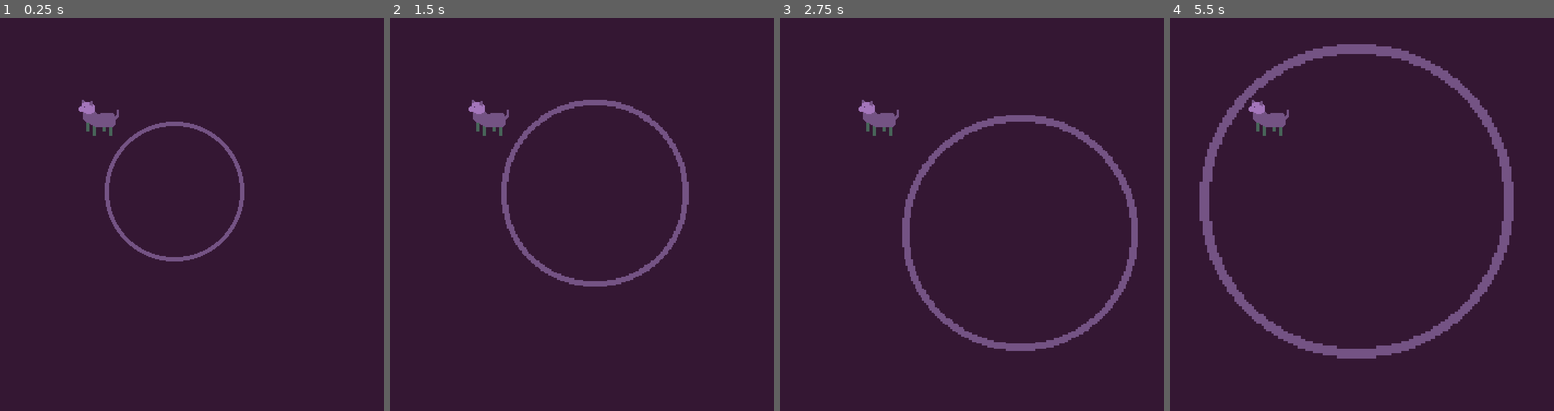
Above: before the commit, frames 1-4 (left to right).
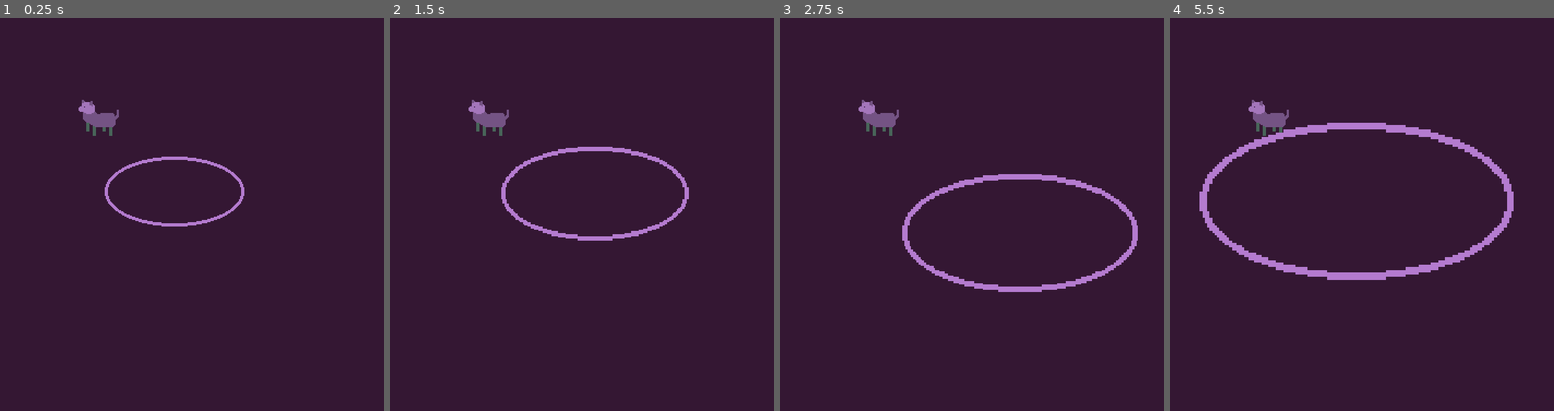
Above: after the commit, the same moments.

Repository: joemahon89/LDJAM47-Space-Cowboy
Game: Godot game, scene res://scenes/main.tscn
Two runs of this game, one before a commit and one after it. Both use one fixed random seed, a clock stepped at 60 frames per second and the inputs below.
Inputs:
- Up to frame 1 (0.25 s): no input
- Up to frame 2 (1.5 s): tap Enter at 0.5 s; hold Right (lasso_right) 0.53-1.28 s; hold = (lasso_grow) 0.53-1.28 s; hold S (lasso_down) from 1.28 s (still down); tap - (lasso_shrink) at 1.35 s
- Up to frame 3 (2.75 s): release S (lasso_down) at 2.03 s; hold Right (lasso_right) from 2.03 s (still down); hold = (lasso_grow) from 2.03 s (still down)
- Up to frame 4 (5.5 s): release Right (lasso_right) at 2.78 s; release = (lasso_grow) at 2.78 s; hold Up (lasso_up) 2.78-3.53 s; tap - (lasso_shrink) at 2.85, 4.35 s; hold = (lasso_grow) 3.53-4.28 s; hold A (lasso_left) 3.53-5.03 s; hold S (lasso_down) from 5.03 s (still down); hold = (lasso_grow) from 5.03 s (still down)

The runs differ from the first frame. In frame 1, 1.8% of the frame differs, in the area x 27-64%, y 26-62%; in frame 2, 3.2%; in frame 3, 5.0%; in frame 4, 8.9%, in the area x 7-90%, y 6-87%.

Commit message:
Angled lasso

Diff:
--- a/scenes/creature_01.tscn
+++ b/scenes/creature_01.tscn
@@ -5,6 +5,7 @@
 [sub_resource type="CircleShape2D" id=1]
 
 [node name="creature" type="Area2D"]
+position = Vector2( 16, 6 )
 
 [node name="Sprite" type="Sprite" parent="."]
 texture = ExtResource( 1 )
--- a/scenes/lasso.tscn
+++ b/scenes/lasso.tscn
@@ -1,6 +1,6 @@
 [gd_scene load_steps=4 format=2]
 
-[ext_resource path="res://sprites/lasso.png" type="Texture" id=1]
+[ext_resource path="res://sprites/lasso_angled.png" type="Texture" id=1]
 [ext_resource path="res://scenes/lasso.gd" type="Script" id=2]
 
 [sub_resource type="CircleShape2D" id=1]
@@ -14,6 +14,7 @@
 texture = ExtResource( 1 )
 
 [node name="Area2D" type="Area2D" parent="."]
+scale = Vector2( 1, 0.5 )
 gravity = 0.0
 
 [node name="lasso_col" type="CollisionShape2D" parent="Area2D"]
--- a/scenes/main.tscn
+++ b/scenes/main.tscn
@@ -7,8 +7,11 @@
 [node name="Node2D" type="Node2D"]
 script = ExtResource( 2 )
 
-[node name="creature" parent="." instance=ExtResource( 3 )]
+[node name="YSort" type="YSort" parent="."]
+sort_enabled = false
+
+[node name="creature" parent="YSort" instance=ExtResource( 3 )]
 position = Vector2( 104, 88 )
 
-[node name="lasso" parent="." instance=ExtResource( 1 )]
+[node name="lasso" parent="YSort" instance=ExtResource( 1 )]
 position = Vector2( 168, 159 )
Binary file added: sprites/lasso_angled.png
